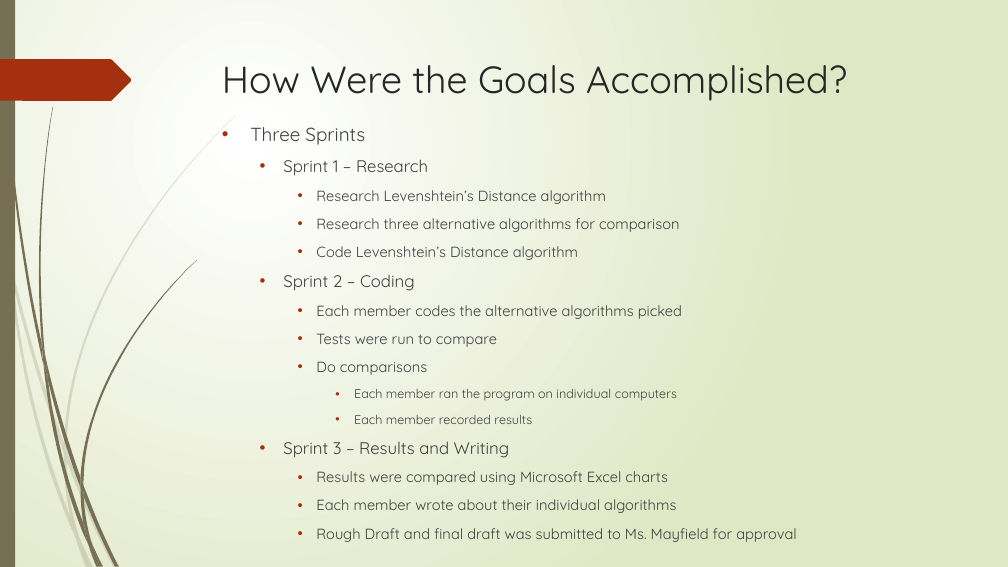
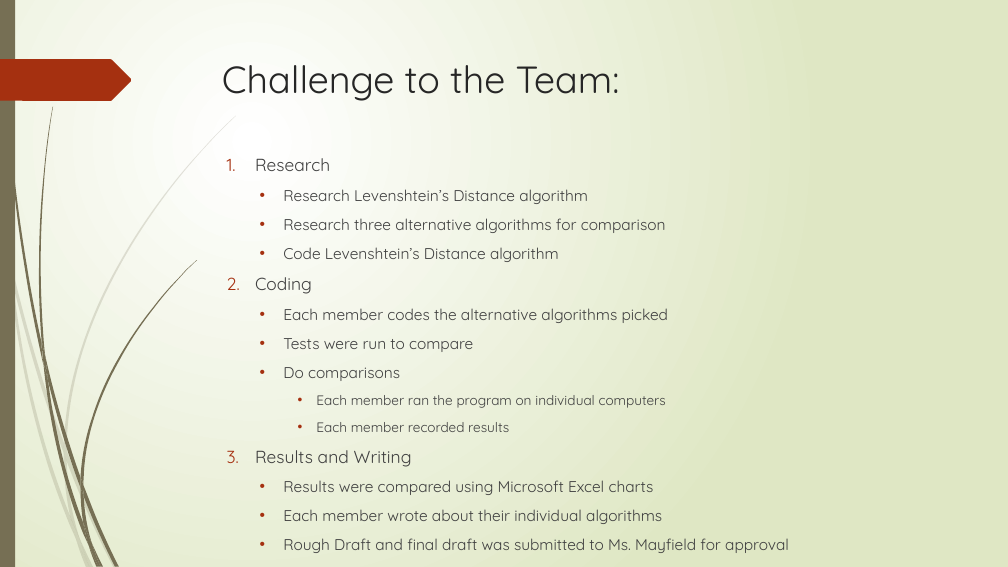
Before and after one commit to AthensStateComputerScience/DigitalHumanities, a slide deck: slide 3 of PowerPoint/Digital Humanities.pptx. Drawn at 1008x567 pixels with LibreOffice and Linux fonts; fonts in the diff are those of the drawing. Boxes give left, top, right and bottom in pixels: in the first picture for what was removed or moved away, otherwise in the second. Text is boxed around its words. In the diff, an @@ line names an element or a change of style, - is before the commit and + after.

```diff
--- a/PowerPoint/Digital Humanities.pptx
+++ b/PowerPoint/Digital Humanities.pptx
@@ title at (222,65,620,101): text changed @@
-How Were the Goals Accomplished?
+Challenge to the Team:
@@ text at (255,158,330,171): text changed; size 16 to 16.6 pt @@
-• Three Sprints
-  • Sprint 1 – Research
+1. Research
@@ text at (283,189,789,553): size 14 to 14.8 pt in "Research Levenshtein’s Distance algorithm", "Research three alternative algorithms for comparison", "Code Levenshtein’s Distance algorithm", "Each member codes the alternative algorithms picked" and 5 more places; size 12 to 12.9 pt in "Each member ran the program on individual ...", "Each member recorded results"; list level 3 to 2 in "Research Levenshtein’s Distance algorithm"; list level 3 to 2 in "Research three alternative algorithms for ..."; list level 3 to 2 in "Code Levenshtein’s Distance algorithm"; list level 3 to 2 in "Each member codes the alternative ..."; list level 3 to 2 in "Tests were run to compare"; list level 3 to 2 in "Do comparisons"; list level 4 to 3 in "Each member ran the program ..."; list level 4 to 3 in "Each member recorded results"; list level 3 to 2 in "Results were compared using Microsoft ..."; list level 3 to 2 in "Each member wrote about their ..."; list level 3 to 2 in "Rough Draft and final draft ..." @@
@@ text at (255,277,312,294): text changed; size 16 to 16.6 pt @@
-  • Sprint 2 – Coding
+2. Coding
@@ text at (255,450,412,467): text changed; size 16 to 16.6 pt @@
-  • Sprint 3 – Results and Writing
+3. Results and Writing
```
Also in this commit, not shown: 7 other slides changed, 5 slides added, 7 slides removed.
